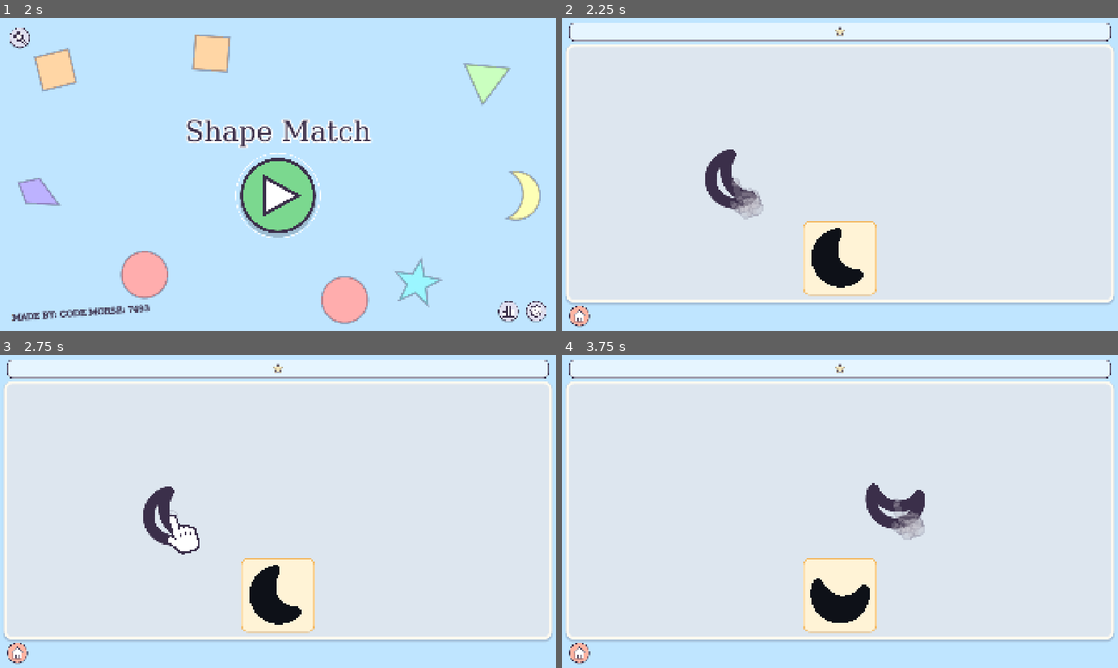
Above: before the commit, frames 1-4 (two rows, left to right).
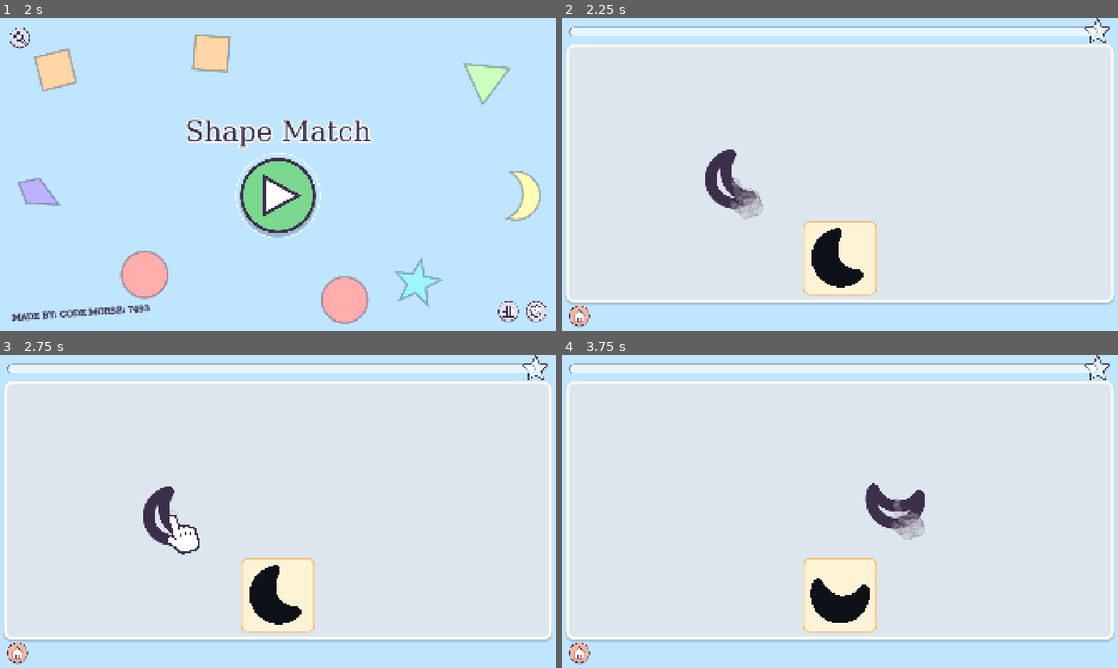
Above: after the commit, the same moments.

Repository: ooooonnnnn/Colorblind-Shape-Match
Game: Godot game, scene res://splash.tscn
Two runs of this game, one before a commit and one after it. Both use one fixed random seed, a clock stepped at 60 frames per second and the inputs below.
Inputs (mouse positions are in pixels of both pictures, inside the frame that each line leads up to):
- Up to frame 1 (2 s): tap Enter (ui_accept) at 0.5, 0.77 s; move the mouse to (400, 158) at 0.52 s; click (400, 158) at 0.67 s; drag from (166, 190) to (250, 237) at 1.27 s
- Up to frame 2 (2.25 s): click (840, 196) at 2 s
- Up to frame 3 (2.75 s): no input
- Up to frame 4 (3.75 s): click (578, 652) at 2.75 s; click (840, 533) at 3.5 s

Frame 1 is identical in both runs. In frame 2, 3.3% of the frame differs, in the area x 1-99%, y 0-8%; in frame 3, 3.3%; in frame 4, 3.3%.

Commit message:
Make the top bar a star meter whose star flies to the middle on a win
The meter fills smoothly a step per placed piece and runs into a big star,
which lights up when it is full. Winning the level sends that star flying
off the bar with a whoosh, swinging down along a curve and spinning as it
grows, to land as the cheering star in the middle of the board, where the
confetti and fanfare now greet it.

The Whoosh player had no sound, so time running out was silent; it now
plays a generated whoosh too.

Co-Authored-By: Claude Opus 5.5 <noreply@anthropic.com>

Diff:
--- a/main.tscn
+++ b/main.tscn
@@ -12,6 +12,7 @@
 [ext_resource type="AudioStream" uid="uid://clkiv064ygbq2" path="res://sounds/pop.wav" id="11_pop"]
 [ext_resource type="AudioStream" uid="uid://hvlt77h46w57" path="res://sounds/boing.wav" id="12_boing"]
 [ext_resource type="AudioStream" uid="uid://dy6sbvw6dviht" path="res://sounds/fanfare.wav" id="14_fanfare"]
+[ext_resource type="AudioStream" uid="uid://t0m1w1o7l2rc" path="res://sounds/whoosh.wav" id="16_whoosh"]
 [ext_resource type="AudioStream" uid="uid://da7yqtfs4kiax" path="res://sounds/finale.wav" id="15_finale"]
 
 [sub_resource type="StyleBoxFlat" id="StyleBox_board"]
@@ -122,6 +123,8 @@
 volume_db = -6.0
 
 [node name="Whoosh" type="AudioStreamPlayer" parent="." unique_id=1636754945]
+stream = ExtResource("16_whoosh")
+volume_db = -4.0
 
 [node name="Fanfare" type="AudioStreamPlayer" parent="." unique_id=1388197001]
 stream = ExtResource("14_fanfare")
--- a/scripts/effects.gd
+++ b/scripts/effects.gd
@@ -10,6 +10,8 @@
 const GLOW_COLOR := Color(1.0, 0.93, 0.62)  # warm golden white, bright on the blue-gray board and the dots
 const GLOW_STRENGTH := 0.4  # opacity right at the outline
 const GLOW_BANDS := 24
+const FLIGHT := 0.65  # seconds for a cheering star to fly in from its start (see cheer)
+const SWING := 0.35   # how far the flight path bows out to the side, as a fraction of its length
 
 ## Each: {pos, vel, spin, angle, size, color, life, age, star, falls}
 var _particles: Array[Dictionary] = []
@@ -51,28 +53,41 @@
 		})
 
 
-## A big star that springs into view at center. Unless stay is set it shrinks
-## away after hold seconds; with stay it bobs gently until clear() is called.
-func cheer(center: Vector2, side: float, hold := 1.0, stay := false) -> void:
+## A star of the given side centered on center, with a happy face if face.
+static func draw_star(canvas: CanvasItem, center: Vector2, side: float, color: Color, face := true) -> void:
+	var points := Icons.star(side / 2, side * 0.24)
+	for i in points.size():
+		points[i] += center
+	canvas.draw_colored_polygon(points, color)
+	points.append(points[0])
+	canvas.draw_polyline(points, Icons.INK, maxf(2.0, side * 0.035), true)
+	if not face:
+		return
+	# Two friendly eyes and a smile, so the star reads as a happy face.
+	for eye in [-1, 1]:
+		canvas.draw_circle(center + Vector2(eye * side * 0.08, -side * 0.02), side * 0.03, Icons.INK)
+	canvas.draw_arc(center + Vector2(0, side * 0.04), side * 0.07, 0.2, PI - 0.2, 16, Icons.INK, side * 0.025, true)
+
+
+## A big star that springs into view at center. Given from, the spot of a
+## smaller star elsewhere on screen (see StarBar.star_spot), it flies from there
+## instead, swinging out along a curve and spinning as it grows, and lands
+## FLIGHT seconds later. Unless stay is set it shrinks away after hold seconds;
+## with stay it bobs gently until clear() is called.
+func cheer(center: Vector2, side: float, hold := 1.0, stay := false, from := Rect2()) -> void:
 	clear_star()
 	_star_node = Node2D.new()
 	_star_node.position = center
 	_star_node.scale = Vector2.ZERO
 	_star_node.rotation = -0.4
-	_star_node.draw.connect(func():
-		var points := Icons.star(side / 2, side * 0.24)
-		_star_node.draw_colored_polygon(points, Color("ffd166"))
-		points.append(points[0])
-		_star_node.draw_polyline(points, Icons.INK, side * 0.035, true)
-		# Two friendly eyes and a smile, so the star reads as a happy face.
-		for eye in [-1, 1]:
-			_star_node.draw_circle(Vector2(eye * side * 0.08, -side * 0.02), side * 0.03, Icons.INK)
-		_star_node.draw_arc(Vector2(0, side * 0.04), side * 0.07, 0.2, PI - 0.2, 16, Icons.INK, side * 0.025, true)
-	)
+	_star_node.draw.connect(func(): draw_star(_star_node, Vector2.ZERO, side, Color("ffd166")))
 	add_child(_star_node)
-	# Untwist while it springs in; bound to the star so it dies with it.
-	_star_node.create_tween().set_trans(Tween.TRANS_SINE).set_ease(Tween.EASE_OUT).tween_property(_star_node, "rotation", 0.0, 0.32)
 	_star_tween = create_tween().set_trans(Tween.TRANS_SINE).set_ease(Tween.EASE_OUT)
+	if from.has_area():
+		_fly_in(from, center, side)
+	else:
+		# Untwist while it springs in; bound to the star so it dies with it.
+		_star_node.create_tween().set_trans(Tween.TRANS_SINE).set_ease(Tween.EASE_OUT).tween_property(_star_node, "rotation", 0.0, 0.32)
 	# Squash and stretch on the way in, then settle.
 	for s in [Vector2(1.3, 0.8), Vector2(0.9, 1.15), Vector2(1.05, 0.97), Vector2.ONE]:
 		_star_tween.tween_property(_star_node, "scale", s, 0.08)
@@ -86,6 +101,28 @@
 		_star_tween.tween_interval(hold)
 		_star_tween.tween_property(_star_node, "scale", Vector2.ZERO, 0.2).set_ease(Tween.EASE_IN)
 		_star_tween.tween_callback(clear_star)
+
+
+## Adds the flight from from to center to the start of _star_tween: a curve
+## bowing downward, like a swing dropping and sweeping up, while the star grows
+## to full size and spins a full turn, landing with the squash cheer adds after.
+func _fly_in(from: Rect2, center: Vector2, side: float) -> void:
+	var start := from.get_center()
+	var path := center - start
+	var bow := Vector2(-path.y, path.x).normalized() * path.length() * SWING
+	if bow.y < 0:
+		bow = -bow
+	var control := (start + center) / 2 + bow
+	var small := from.size.x / side
+	_star_node.position = start
+	_star_node.rotation = 0.0
+	_star_node.scale = Vector2.ONE * small
+	_star_tween.tween_method(func(t: float):
+		# A quadratic Bezier from start through control's pull to center.
+		_star_node.position = start.lerp(control, t).lerp(control.lerp(center, t), t)
+		_star_node.rotation = -TAU * t
+		_star_node.scale = Vector2.ONE * lerpf(small, 1.0, t)
+	, 0.0, 1.0, FLIGHT).set_trans(Tween.TRANS_QUAD).set_ease(Tween.EASE_IN_OUT)
 
 
 ## A warm golden glow hugging a picked-up piece, so it is easy to keep track
--- a/scripts/main.gd
+++ b/scripts/main.gd
@@ -324,8 +324,9 @@
 	home.start_pulse()
 
 
-## Cleared levels get a cheering star, confetti and a fanfare. When time runs
-## out there is no failure message: the pieces just float away with a whoosh.
+## Cleared levels get a cheering star, confetti and a fanfare (see _cheer).
+## When time runs out there is no failure message: the pieces just float away
+## with a whoosh.
 func end_level(cleared: bool) -> void:
 	transitioning = true
 	deselect()
@@ -346,11 +347,9 @@
 		_tutorial_pending = false
 	var delay := 0.8
 	if cleared:
-		delay = 1.0
-		var rect := board.get_global_rect()
-		effects.cheer(rect.get_center(), minf(rect.size.x, rect.size.y) * 0.4, 0.4)
-		effects.confetti(rect)
-		fanfare.play()
+		# The meter filling, the star's flight, its landing and a moment to enjoy it.
+		delay = StarBar.FILL_TIME + Effects.FLIGHT + 1.1
+		_cheer()
 	else:
 		whoosh.play()
 	_float_away(pieces)  # anything left, as a cleared level may not need every piece
@@ -359,6 +358,30 @@
 		if id == _level_id:
 			new_level()
 	)
+
+
+## Once the meter has filled, its star flies off with a whoosh, swinging into
+## the middle of the board as it grows; confetti and the fanfare greet it there.
+## Timers call methods, not lambdas, so leaving for the menu mid-cheer drops them.
+func _cheer() -> void:
+	get_tree().create_timer(StarBar.FILL_TIME).timeout.connect(_launch_star.bind(_level_id))
+
+
+func _launch_star(id: int) -> void:
+	if id != _level_id:
+		return
+	var rect := board.get_global_rect()
+	effects.cheer(rect.get_center(), minf(rect.size.x, rect.size.y) * 0.4, 0.5, false, star_bar.star_spot())
+	star_bar.take_star()
+	whoosh.play()
+	get_tree().create_timer(Effects.FLIGHT).timeout.connect(_star_landed.bind(id))
+
+
+func _star_landed(id: int) -> void:
+	if id != _level_id:
+		return
+	effects.confetti(board.get_global_rect())
+	fanfare.play()
 
 
 ## Fades and shrinks views away, then frees them if free, for views no longer
--- a/scripts/star_bar.gd
+++ b/scripts/star_bar.gd
@@ -1,81 +1,88 @@
 class_name StarBar
 extends Control
-## How far the level has come, as a bar across the top split into one cell per
-## piece to place. Each cell shows the star it holds; placing a piece sweeps
-## the next cell full of yellow and makes its star pop.
+## How far the level has come, as a meter across the top that runs into a big
+## star at its end. Each placed piece fills it smoothly a step further; when it
+## is full the star lights up, ready for main.gd to send it flying (see
+## Effects.cheer) as the level is won.
 
 const FILL := Color("ffd166")    # sunny yellow, as the timer bar
-const STAR := Color("ff9f43")    # warmer orange, so a won star shows on the yellow
-const WAITING := 0.45            # alpha of a star still to be won
-const DIVIDER := 2.0             # px, the lines between cells
-const SWEEP := 0.25              # seconds for the yellow to cross a cell
+const UNLIT := Color(1, 1, 1, 0.55)  # the star before the meter reaches it
+const TRACK := 0.5               # the meter's height, as a fraction of the bar's
+const STAR := 1.45               # the star's side, as a fraction of the bar's height
+const FILL_TIME := 0.4           # seconds for the meter to catch up after a placement
 
 var total := 0:
 	set(v):
 		total = v
-		_filled.clear()
-		_pops.clear()
+		_done = 0
+		_shown = 0.0
+		_lit = 0.0
+		_taken = false
+		if _tween:
+			_tween.kill()
 		queue_redraw()
 
-var _filled: Array[float] = []  # how full each won cell is, 0 to 1
-var _pops := {}  # cell index: its star's pop scale while animating
+var _done := 0
+var _shown := 0.0:  # the meter's drawn fill, 0 to 1, easing after _done
+	set(v):
+		_shown = v
+		queue_redraw()
+var _lit := 0.0:  # 0 unlit, 1 lit; overshoots a little as the star pops on
+	set(v):
+		_lit = v
+		queue_redraw()
+var _taken := false  # the star has flown off to cheer
+var _tween: Tween
 var _bg := StyleBoxFlat.new()
 var _fill := StyleBoxFlat.new()
-var _border: StyleBoxFlat
 
 
 func _init() -> void:
 	_bg.bg_color = Color(1, 1, 1, 0.6)
 	_bg.set_border_width_all(2)
 	_bg.border_color = Icons.INK
-	_bg.set_corner_radius_all(18)
+	_bg.set_corner_radius_all(99)
 	_fill.bg_color = FILL
-	_border = _bg.duplicate()
-	_border.draw_center = false
+	_fill.set_corner_radius_all(99)
 
 
-## Fills the next cell, then pops its star with a little spring.
+## Eases the meter one piece further; the last one lights the star.
 func add_one() -> void:
-	if _filled.size() >= total:
+	if _done >= total:
 		return
-	var i := _filled.size()
-	_filled.append(0.0)
-	var t := create_tween()
-	t.tween_method(func(f: float):
-		_filled[i] = f
-		queue_redraw()
-	, 0.0, 1.0, SWEEP).set_trans(Tween.TRANS_SINE)
-	t.tween_method(func(s: float):
-		_pops[i] = s
-		queue_redraw()
-	, 0.6, 1.0, 0.3).set_trans(Tween.TRANS_BACK).set_ease(Tween.EASE_OUT)
-	t.tween_callback(func(): _pops.erase(i))
+	_done += 1
+	if _tween:
+		_tween.kill()
+	_tween = create_tween()
+	_tween.tween_property(self, "_shown", float(_done) / total, FILL_TIME).set_trans(Tween.TRANS_CUBIC).set_ease(Tween.EASE_OUT)
+	if _done == total:
+		_tween.tween_property(self, "_lit", 1.0, 0.25).set_trans(Tween.TRANS_BACK).set_ease(Tween.EASE_OUT)
+
+
+## The star's center on screen and its side, where a flying star starts.
+func star_spot() -> Rect2:
+	var side := size.y * STAR
+	var center := get_global_transform() * Vector2(size.x - side / 2, size.y / 2)
+	return Rect2(center - Vector2.ONE * side / 2, Vector2.ONE * side)
+
+
+## Hides the star, which has flown off; the next level's total brings it back.
+func take_star() -> void:
+	_taken = true
+	queue_redraw()
 
 
 func _draw() -> void:
-	var rect := Rect2(Vector2.ZERO, size)
-	draw_style_box(_bg, rect)
-	if total <= 0:
+	var side := size.y * STAR
+	var h := size.y * TRACK
+	# The meter ends under the middle of the star, so filling it reaches the star.
+	var track := Rect2(0, (size.y - h) / 2, size.x - side / 2, h)
+	draw_style_box(_bg, track)
+	if _shown > 0:
+		var w := maxf(track.size.x * _shown, h)
+		draw_style_box(_fill, Rect2(track.position, Vector2(w, h)).grow(-2))
+	if _taken:
 		return
-	var cell := size.x / total
-	var r := _bg.corner_radius_top_left
-	for i in _filled.size():
-		# Only the end cells take the bar's round corners.
-		_fill.corner_radius_top_left = r if i == 0 else 0
-		_fill.corner_radius_bottom_left = r if i == 0 else 0
-		var last := i == total - 1 and _filled[i] >= 1.0
-		_fill.corner_radius_top_right = r if last else 0
-		_fill.corner_radius_bottom_right = r if last else 0
-		draw_style_box(_fill, Rect2(cell * i, 0, cell * _filled[i], size.y).grow(-1))
-	for i in range(1, total):
-		draw_line(Vector2(cell * i, 0), Vector2(cell * i, size.y), Icons.INK, DIVIDER)
-	draw_style_box(_border, rect)  # the border again, over the yellow
-	var star := minf(size.y * 0.7, cell * 0.7)
-	for i in total:
-		var c := Vector2(cell * (i + 0.5), size.y / 2)
-		if i < _filled.size() and _filled[i] >= 1.0:
-			Icons.draw(self, "star", c, star * _pops.get(i, 1.0) * 1.1, STAR)
-		else:
-			var faded := FILL
-			faded.a = WAITING
-			Icons.draw(self, "star", c, star * 0.85, faded)
+	var center := Vector2(size.x - side / 2, size.y / 2)
+	var pop := 1.0 + 0.15 * sin(clampf(_lit, 0, 1) * PI)  # swells as it lights, then settles
+	Effects.draw_star(self, center, side * pop, UNLIT.lerp(FILL, clampf(_lit, 0, 1)), _lit >= 1)
Not shown, added: sounds/whoosh.wav.import
Not shown, added: sounds/whoosh.wav
